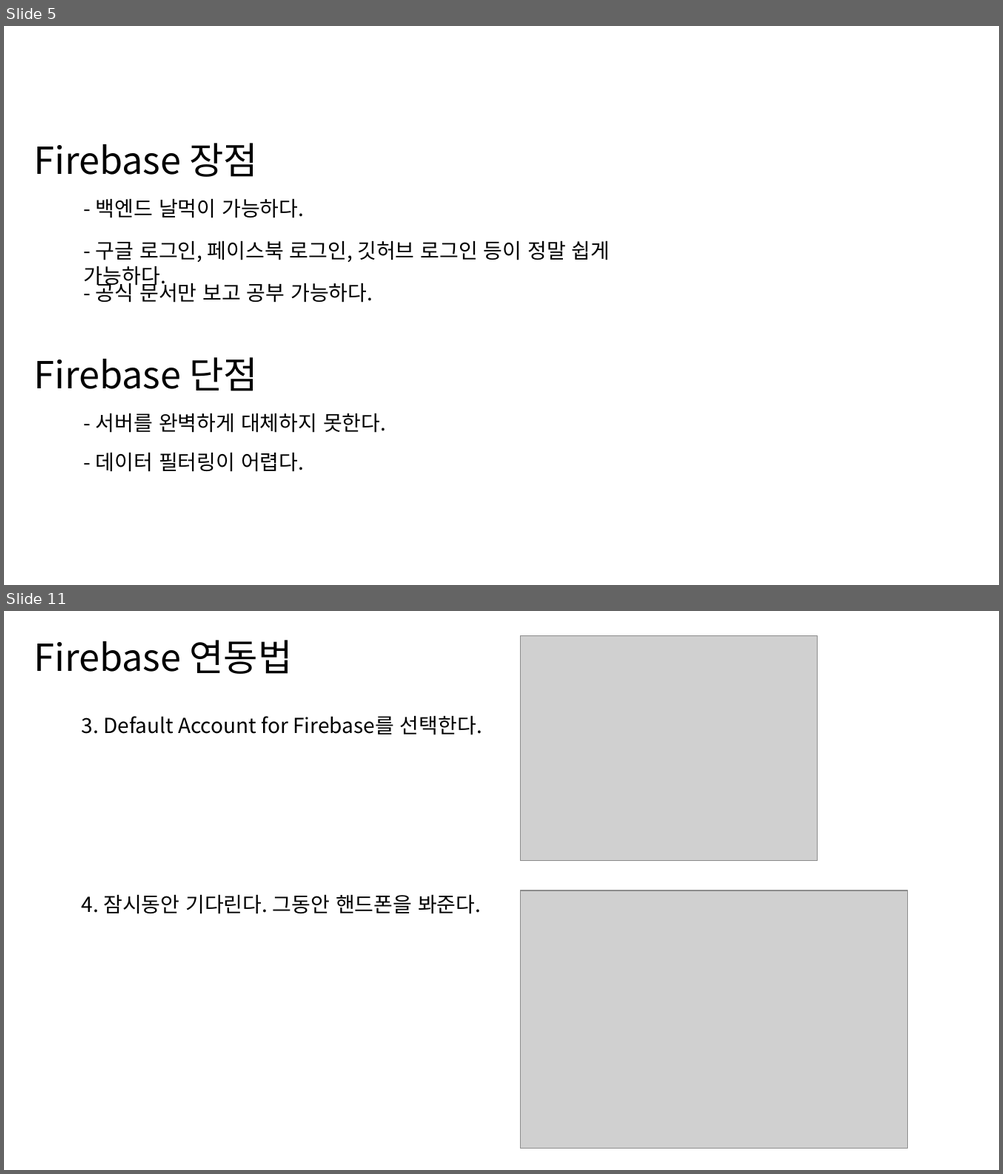
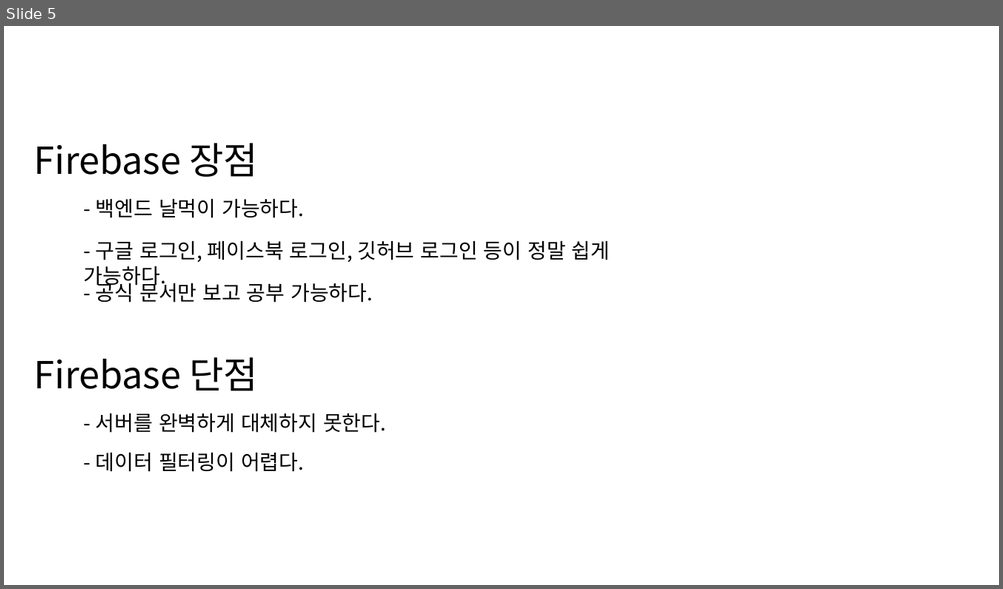
Before and after one commit to ckstmznf/2022-EDCAN-Class, a slide deck: PPT/2. Firebase/Firebase.pptx. Shown one above the other, each under a label of ours: slides 5 and 11 before the commit, slide 5 after it; the slides between them are not shown. The pictures are 1003x1174 and 1003x589 pixels, drawn with LibreOffice and Linux fonts; fonts in the diff are those of the drawing; grey boxes stand for pictures. Boxes give left, top, right and bottom in pixels: in the first picture for what was removed or moved away, otherwise in the second. Text is boxed around its words. In the diff, an @@ line names an element or a change of style, - is before the commit and + after.

```diff
--- a/PPT/2. Firebase/Firebase.pptx
+++ b/PPT/2. Firebase/Firebase.pptx
@@ slide 11 removed at [4,611,999,1170], background #FFFFFF @@
@@ text removed at [34,640,293,674] @@
-Firebase 연동법
@@ picture removed at [521,635,817,861] @@
@@ text removed at [82,715,482,735] @@
-3. Default Account for Firebase를 선택한다.
@@ text removed at [82,894,481,914] @@
-4. 잠시동안 기다린다. 그동안 핸드폰을 봐준다.
@@ picture removed at [521,891,908,1149] @@
```
Also in this commit, not shown: 5 slides changed, 12 slides added, 7 other slides removed, 52 other files.
